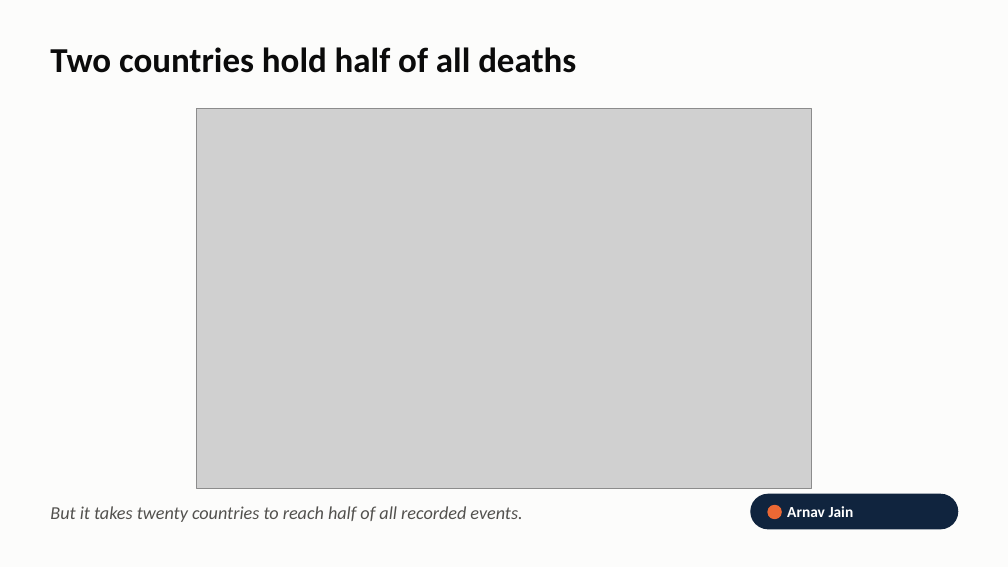
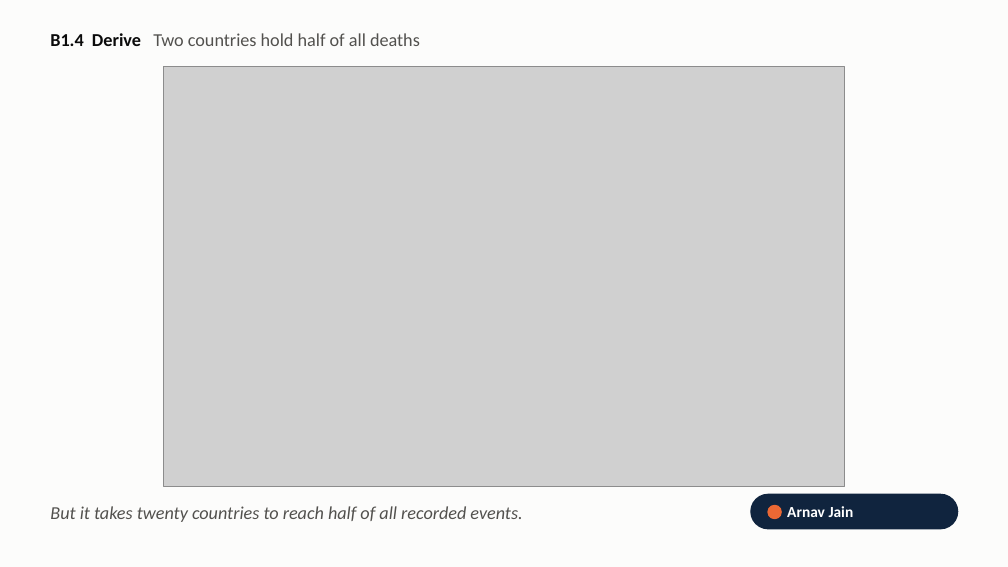
Before and after one commit to kalpitphogat/Dv_Assignment_1, a slide deck: slide 11 of slides/DAS732_A1_Video_Demo.pptx. Drawn at 1008x567 pixels with LibreOffice and Linux fonts; fonts in the diff are those of the drawing; grey boxes stand for pictures. Boxes give left, top, right and bottom in pixels: in the first picture for what was removed or moved away, otherwise in the second. Text is boxed around its words. In the diff, an @@ line names an element or a change of style, - is before the commit and + after.

```diff
--- a/slides/DAS732_A1_Video_Demo.pptx
+++ b/slides/DAS732_A1_Video_Demo.pptx
@@ text at (50, 33, 420, 46): text changed; size 25 to 13 pt; text colour #0B0B0B to #52514E; bold off @@
-Two countries hold half of all deaths
+B1.4 Derive Two countries hold half of all deaths
@@ picture: place and size @@
-picture at (197, 109, 812, 489)
+picture at (163, 67, 844, 487)
```
Also in this commit, not shown: 11 other slides changed, 24 other files.
